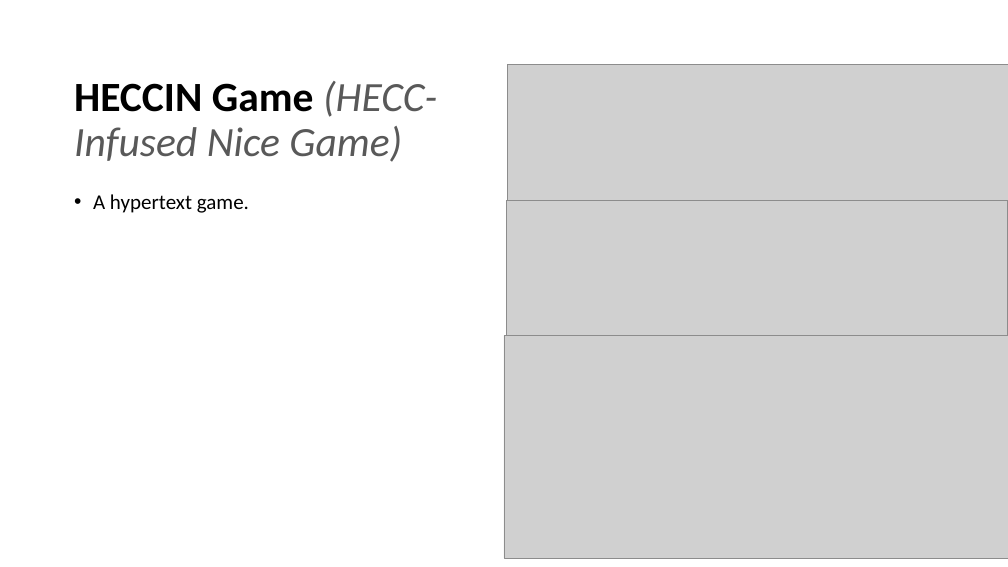
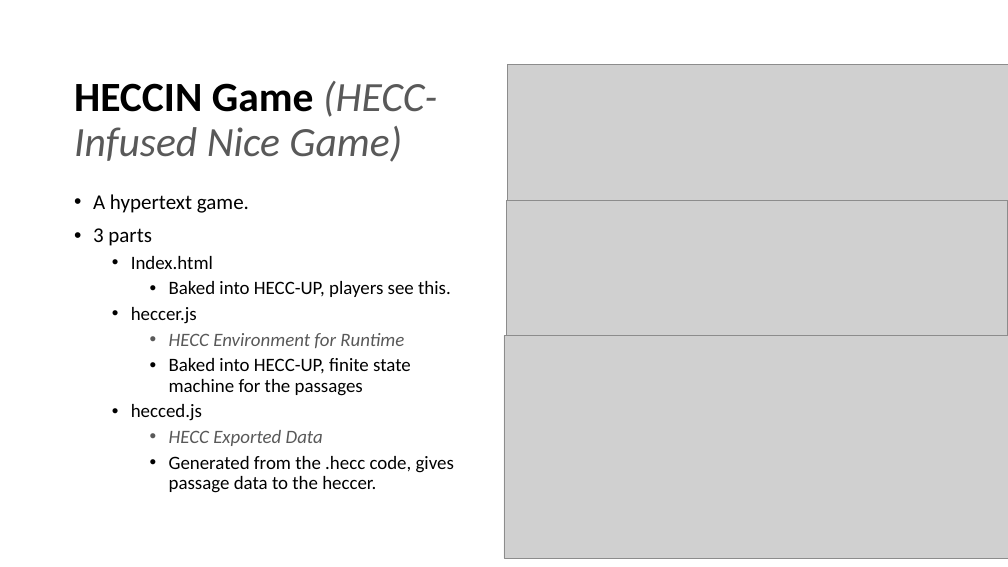
Before and after one commit to 11BelowStudio/HECC-IT, a slide deck: slide 9 of Reports n such/Week 11 Presentation.pptx. Drawn at 1008x567 pixels with LibreOffice and Linux fonts; fonts in the diff are those of the drawing; grey boxes stand for pictures; background and template pictures are left out. Boxes give left, top, right and bottom in pixels: in the first picture for what was removed or moved away, otherwise in the second. Text is boxed around its words. In the diff, an @@ line names an element or a change of style, - is before the commit and + after.

```diff
--- a/Reports n such/Week 11 Presentation.pptx
+++ b/Reports n such/Week 11 Presentation.pptx
@@ text at (93, 228, 454, 493): paragraphs added @@
+• 3 parts
+  • Index.html
+    • Baked into HECC-UP, players see this.
+  • heccer.js
+    • HECC Environment for Runtime
+    • Baked into HECC-UP, finite state machine for the passages
+  • hecced.js
+    • HECC Exported Data
+    • Generated from the .hecc code, gives passage data to the heccer.
```
Also in this commit, not shown: 2 slides added, 1 slide removed.
